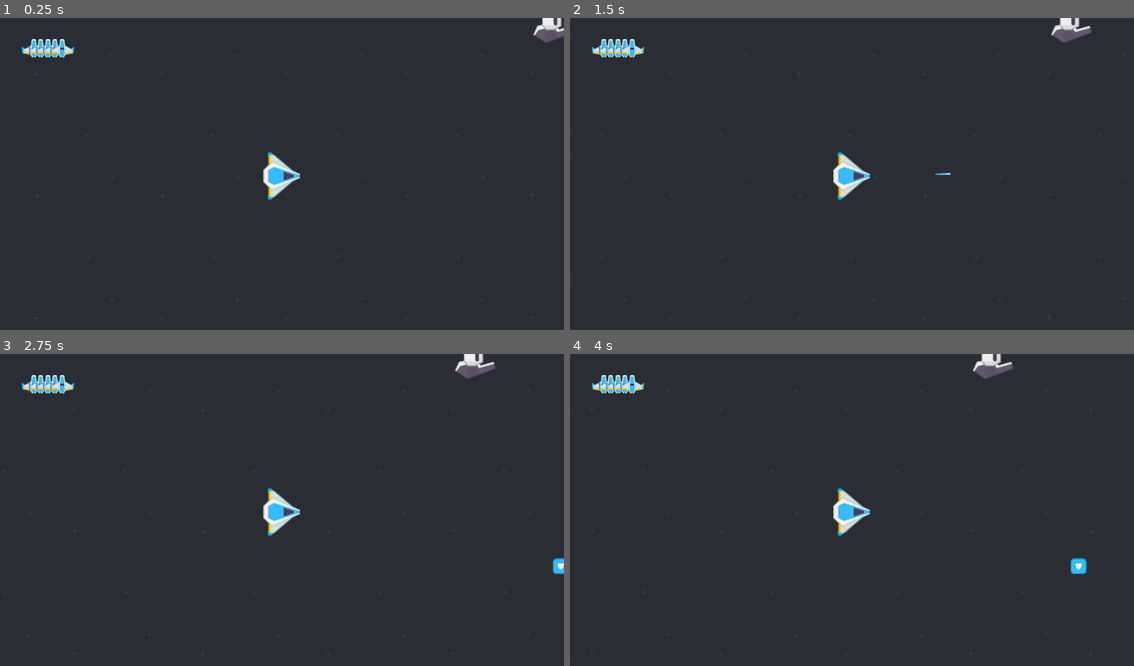
Above: before the commit, frames 1-4 (two rows, left to right).
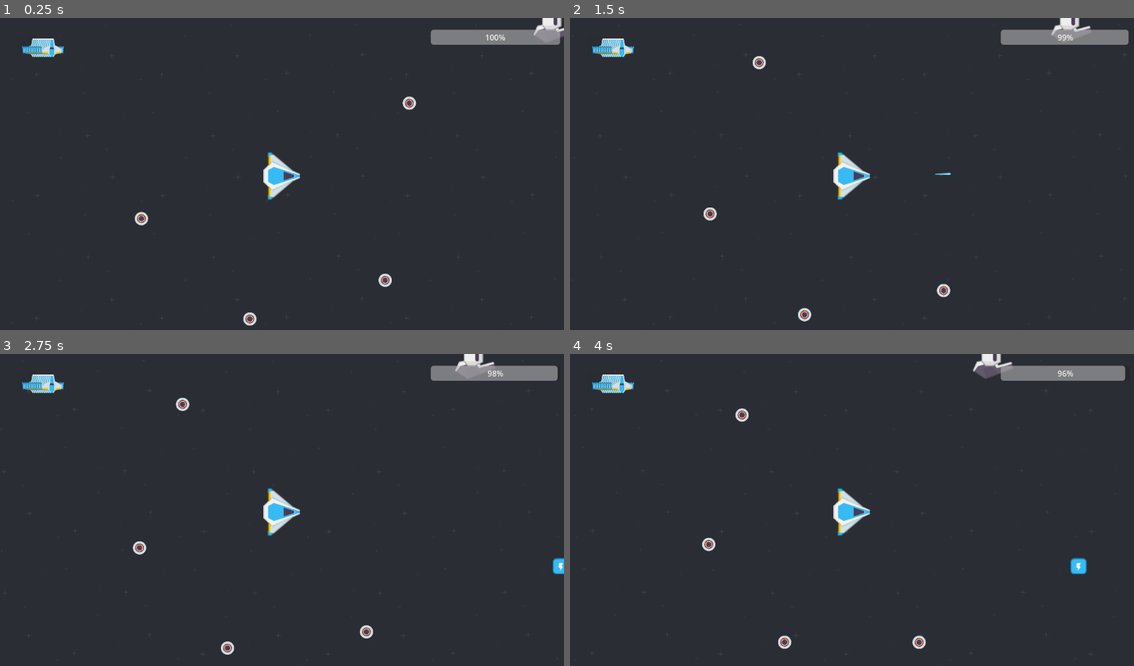
Above: after the commit, the same moments.

Repository: MukumovMuhammad/godot_2d_space_shooter
Game: Godot game, scene res://Scenes/levels/Test_World.tscn
Same seed, same stepped clock (60 frames per second), same inputs: the game is played once before the commit and once after it. Before the commit the project starts from res://Scenes/Test_World.tscn.
Inputs (mouse positions are in pixels of both pictures, inside the frame that each line leads up to):
- Up to frame 1 (0.25 s): no input
- Up to frame 2 (1.5 s): tap Enter at 0.5 s; move the mouse to (976, 161) at 0.52 s; tap Shift (turbo) at 0.6, 1.35 s; tap Space at 1.25 s; move the mouse to (739, 192) at 1.27 s
- Up to frame 3 (2.75 s): tap Enter at 2 s; move the mouse to (338, 441) at 2.02 s; tap Shift (turbo) at 2.1 s
- Up to frame 4 (4 s): tap Space at 2.75 s; move the mouse to (823, 575) at 2.77 s; tap Shift (turbo) at 2.85, 3.6 s; tap Enter at 3.5 s; move the mouse to (1021, 559) at 3.52 s

The runs differ from the first frame. In frame 1, 1.8% of the frame differs, in the area x 3-100%, y 3-99%; in frame 2, 1.8%; in frame 3, 1.8%; in frame 4, 1.8%.

Commit message:
modified the code of power_ups

Diff:
--- a/Scenes/Common/Ship_component.gd
+++ b/Scenes/Common/Ship_component.gd
@@ -2,7 +2,7 @@
 class_name ship
 signal took_demage(demage : int)
 signal lifes_left(lifes : int)
-
+signal turbo_left(gas : float)
 
 var laser := preload("res://Scenes/Common/laser.tscn")
 
@@ -46,10 +46,11 @@
 
 
 func turbo_move():
-	if turbo > 0:
+	if turbo > -1:
 		velocity = transform.x * turbo_speed
 		if !take_turbo_gas:
 			timers.turbo_take_timer.start()
+			turbo_left.emit(turbo)
 			take_turbo_gas = true
 			print_debug("The timer for turbo activated ")
 	else:
--- a/Scenes/Common/hit_area.gd
+++ b/Scenes/Common/hit_area.gd
@@ -11,6 +11,17 @@
 
 
 func _on_area_entered(area):
+
+	if area.is_in_group("power_up"):
+		match area.the_power_up:
+			"shield":
+				Ship.trigger_shield(1)
+			"gas":
+				Ship.fill_turbo(area.gas_amount)
+
+
+
+		area.self_destroy()
 	if area.is_in_group("laser"):
 		Ship.take_demage(area.hit_demage)
 	if area.is_in_group("shield"):
--- a/Scenes/HUD.gd
+++ /dev/null
@@ -1,27 +0,0 @@
-extends Control
-@onready var h_box_container = $CanvasLayer/HBoxContainer
-
-
-var heart_ship = preload("res://Scenes/life_ship.tscn")
-
-func _ready():
-	#set_max_heart(3)
-	pass
-
-func set_max_heart(_max : int):
-	print_debug("setting max heart")
-	var hearts = h_box_container.get_children()
-	for i in hearts:
-		i.free()
-
-	for i in range(_max):
-		var heart = heart_ship.instantiate()
-		h_box_container.add_child(heart)
-
-
-
-
-
-
-func _on_player_lifes_left(lifes):
-	set_max_heart(lifes)
--- a/Scenes/Objects/power_up.gd
+++ b/Scenes/Objects/power_up.gd
@@ -1,11 +1,35 @@
 extends Area2D
 
-@export var self_destroy : bool = true
+@export var can_destroy : bool = true
+@onready var sprite_2d = $Sprite2D
+
+@export var power_up : Dictionary ={
+	"shield" : true,
+	"gas" : true,
+	"armo" : true
+}
+
+var gas_amount := 20
+
+var icons : Dictionary = {
+	"shield" : preload("res://essets/kenney_space-shooter-redux/PNG/Power-ups/powerupBlue_shield.png"),
+	"gas" : preload("res://essets/kenney_space-shooter-redux/PNG/Power-ups/powerupBlue_bolt.png"),
+	"armo" : preload("res://essets/kenney_space-shooter-redux/PNG/Power-ups/powerupBlue_star.png")
+}
+var the_power_up
+
+func _ready():
+	sprite_2d.texture = null
+	print_debug("---------------------------")
+	for i in power_up:
+		if power_up[i]:
+			the_power_up = i
+			sprite_2d.texture = icons[i]
+
+	print_debug("the power up ", the_power_up)
 
 
 
-
-func _on_body_entered(body):
-	if body.is_in_group("ship"):
-		if self_destroy:
+func self_destroy():
+	if self_destroy:
 			self.queue_free()
--- a/Scenes/Objects/start.tscn
+++ b/Scenes/Objects/start.tscn
@@ -6,7 +6,7 @@
 [sub_resource type="CircleShape2D" id="CircleShape2D_3oyts"]
 radius = 19.0263
 
-[node name="Shield_power_up" type="Area2D" groups=["shield"]]
+[node name="Shield_power_up" type="Area2D" groups=["power_up"]]
 collision_layer = 2
 collision_mask = 6
 script = ExtResource("1_26ggq")
--- a/Scenes/Player/Player.tscn
+++ b/Scenes/Player/Player.tscn
@@ -1,15 +1,14 @@
-[gd_scene load_steps=8 format=3 uid="uid://cfituemdujrmu"]
+[gd_scene load_steps=7 format=3 uid="uid://cfituemdujrmu"]
 
 [ext_resource type="PackedScene" uid="uid://34o43kry1nf7" path="res://Scenes/Common/Ship_component.tscn" id="1_o5gx6"]
 [ext_resource type="Texture2D" uid="uid://61fcdq315jyg" path="res://essets/kenney_space-shooter-redux/PNG/playerShip3_blue.png" id="1_s7uge"]
 [ext_resource type="PackedScene" uid="uid://xi8cw7iq872a" path="res://Scenes/Common/hit_area.tscn" id="3_iyree"]
-[ext_resource type="PackedScene" uid="uid://b1jjonrbn5n02" path="res://Scenes/HUD.tscn" id="4_oqy40"]
 
 [sub_resource type="GDScript" id="GDScript_jpu6n"]
 script/source = "extends ship
 
 func _ready():
-	max_life = 5
+	max_life = 10
 	print_debug(\"The child's ready\")
 	timers = $Timers
 	class_ready()
@@ -22,6 +21,10 @@
 		print_debug(\"The rotation of player is \" , self.rotation)
 		look_at(get_global_mouse_position())
 		shoot(muzzle)
+
+	if Input.is_action_just_pressed(\"right_mouse\"):
+		var _dis = abs(global_position - get_global_mouse_position())
+		print_debug(\"The distance is \", _dis)
 
 
 func _physics_process(delta):
@@ -75,6 +78,7 @@
 Ship = NodePath("..")
 
 [node name="hit_area" parent="." node_paths=PackedStringArray("Ship") instance=ExtResource("3_iyree")]
+visible = false
 position = Vector2(-1.99, -2)
 scale = Vector2(1.46, 1.55)
 collision_layer = 2
@@ -83,7 +87,3 @@
 
 [node name="muzzle" type="Node2D" parent="."]
 position = Vector2(50, 0)
-
-[node name="HUD" parent="." instance=ExtResource("4_oqy40")]
-
-[connection signal="lifes_left" from="." to="HUD" method="_on_player_lifes_left"]
--- a/Scenes/Test_World.tscn
+++ /dev/null
@@ -1,44 +0,0 @@
-[gd_scene load_steps=5 format=3 uid="uid://dr1jo83okavg5"]
-
-[ext_resource type="PackedScene" uid="uid://cfituemdujrmu" path="res://Scenes/Player/Player.tscn" id="1_75my0"]
-[ext_resource type="PackedScene" uid="uid://d4budg00why4f" path="res://Scenes/Objects/start.tscn" id="2_6tbv3"]
-[ext_resource type="PackedScene" uid="uid://cnhgrpobwmvs8" path="res://Scenes/enemy/simple_enemy.tscn" id="3_1v350"]
-[ext_resource type="PackedScene" uid="uid://cbruw83qw7lhy" path="res://Scenes/BG.tscn" id="4_k0nsa"]
-
-[node name="Test_World" type="Node2D"]
-
-[node name="ParallaxBackground" parent="." instance=ExtResource("4_k0nsa")]
-
-[node name="Start" parent="." instance=ExtResource("2_6tbv3")]
-position = Vector2(775, 166)
-
-[node name="Start2" parent="." instance=ExtResource("2_6tbv3")]
-position = Vector2(1329, -82)
-
-[node name="Start3" parent="." instance=ExtResource("2_6tbv3")]
-position = Vector2(-617, -235)
-
-[node name="enemy" parent="." node_paths=PackedStringArray("Player") instance=ExtResource("3_1v350")]
-position = Vector2(601, 618)
-Player = NodePath("../Player")
-
-[node name="enemy5" parent="." node_paths=PackedStringArray("Player") instance=ExtResource("3_1v350")]
-position = Vector2(-160, 969)
-Player = NodePath("../Player")
-
-[node name="enemy2" parent="." node_paths=PackedStringArray("Player") instance=ExtResource("3_1v350")]
-position = Vector2(600, -264)
-Player = NodePath("../Player")
-
-[node name="enemy3" parent="." node_paths=PackedStringArray("Player") instance=ExtResource("3_1v350")]
-position = Vector2(-264, -455)
-Player = NodePath("../Player")
-
-[node name="enemy4" parent="." node_paths=PackedStringArray("Player") instance=ExtResource("3_1v350")]
-position = Vector2(-736, 292)
-Player = NodePath("../Player")
-
-[node name="Player" parent="." instance=ExtResource("1_75my0")]
-position = Vector2(45, 55)
-
-[node name="Camera2D" type="Camera2D" parent="Player"]
--- /dev/null
+++ b/Scenes/UI/HUD.gd
@@ -0,0 +1,75 @@
+extends Control
+@onready var h_box_container = $CanvasLayer/HBoxContainer
+var max_distance := 600
+var in_show_dis := 300
+@export var Enemies : Node
+var heart_ship = preload("res://Scenes/UI/life_ship.tscn")
+@onready var progress_bar = $CanvasLayer/ProgressBar
+var enemy = preload("res://Scenes/UI/enemy_icon.tscn")
+@export var Player : CharacterBody2D
+var All_enemies : Array
+func _ready():
+	#set_max_heart(3)
+	for i in Enemies.get_children():
+		var en = enemy.instantiate()
+		All_enemies.append(en)
+		add_child(en)
+
+
+	for i in All_enemies:
+		i.hide()
+
+
+func _process(delta):
+	var i = 0
+
+	for _i in Enemies.get_children():
+		if !_i:
+			All_enemies[i].hide()
+		#print_debug("So it is the ----------" , i)
+		if get_distnance(Player.global_position, _i.global_position) > max_distance:
+			All_enemies[i].global_position = teleport_distance(Player.global_position , _i.global_position)
+			All_enemies[i].show()
+		else:
+			All_enemies[i].hide()
+
+
+		i += 1
+		if i > 4:
+			i = 0
+	i = 0
+
+func set_max_heart(_max : int):
+	print_debug("setting max heart")
+	var hearts = h_box_container.get_children()
+	for i in hearts:
+		i.free()
+
+	for i in range(_max):
+		var heart = heart_ship.instantiate()
+		h_box_container.add_child(heart)
+
+
+func _on_player_lifes_left(lifes):
+	set_max_heart(lifes)
+
+
+func _on_player_turbo_left(gas):
+	progress_bar.value = gas
+
+
+
+func teleport_distance(pos1 : Vector2, pos2 : Vector2):
+	# a distance
+	var _dis = sqrt(pow(pos2.x - pos1.x,2) + pow(pos2.y - pos1.y,2))
+	var pos := pos2
+
+	pos.x = pos1.x + (in_show_dis * (pos2.x - pos1.x))/_dis
+	pos.y = pos1.y + (in_show_dis * (pos2.y - pos1.y))/_dis
+
+	return pos
+
+
+func get_distnance(pos1 : Vector2, pos2 : Vector2):
+	var _dis = sqrt(pow(pos2.x - pos1.x,2) + pow(pos2.y - pos1.y,2))
+	return _dis
--- a/Scenes/HUD.tscn
+++ b/Scenes/UI/HUD.tscn
@@ -1,6 +1,6 @@
 [gd_scene load_steps=2 format=3 uid="uid://b1jjonrbn5n02"]
 
-[ext_resource type="Script" path="res://Scenes/HUD.gd" id="1_jgy4o"]
+[ext_resource type="Script" path="res://Scenes/UI/HUD.gd" id="1_rdh23"]
 
 [node name="HUD" type="Control"]
 layout_mode = 3
@@ -9,7 +9,7 @@
 anchor_bottom = 1.0
 grow_horizontal = 2
 grow_vertical = 2
-script = ExtResource("1_jgy4o")
+script = ExtResource("1_rdh23")
 
 [node name="CanvasLayer" type="CanvasLayer" parent="."]
 
@@ -23,3 +23,16 @@
 offset_top = -20.024
 offset_right = 35.576
 offset_bottom = 19.976
+
+[node name="ProgressBar" type="ProgressBar" parent="CanvasLayer"]
+anchors_preset = -1
+anchor_left = 0.922
+anchor_top = 0.062
+anchor_right = 0.922
+anchor_bottom = 0.062
+offset_left = -182.144
+offset_top = -16.176
+offset_right = 81.856
+offset_bottom = 14.824
+grow_horizontal = 0
+value = 100.0
--- /dev/null
+++ b/Scenes/UI/enemy_icon.tscn
@@ -0,0 +1,9 @@
+[gd_scene load_steps=2 format=3 uid="uid://b4gj3k14gp4qq"]
+
+[ext_resource type="Texture2D" uid="uid://btbsa0wil62e7" path="res://essets/kenney_space-shooter-redux/PNG/ufoRed.png" id="1_qilg7"]
+
+[node name="Panel" type="Node2D"]
+
+[node name="UfoRed" type="Sprite2D" parent="."]
+scale = Vector2(0.3, 0.3)
+texture = ExtResource("1_qilg7")
--- a/Scenes/life_ship.tscn
+++ b/Scenes/UI/life_ship.tscn
@@ -3,10 +3,16 @@
 [ext_resource type="Texture2D" uid="uid://cbm0aerhn1jbv" path="res://essets/kenney_space-shooter-redux/PNG/playerShip1_blue.png" id="1_ytyf3"]
 
 [node name="ships" type="Panel"]
-self_modulate = Color(1, 1, 1, 0)
-size_flags_horizontal = 3
+custom_minimum_size = Vector2(0.27, 0)
+anchors_preset = -1
+anchor_right = 0.06
+anchor_bottom = 0.076
+offset_right = -5.12
+offset_bottom = 0.751995
+grow_horizontal = 2
+grow_vertical = 2
 
 [node name="PlayerShip1Blue" type="Sprite2D" parent="."]
-position = Vector2(31, 25)
+position = Vector2(32, 24)
 scale = Vector2(0.5, 0.5)
 texture = ExtResource("1_ytyf3")
--- a/Scenes/enemy/simple_enemy.tscn
+++ b/Scenes/enemy/simple_enemy.tscn
@@ -9,7 +9,9 @@
 @onready var muzzle = $muzzle
 
 var player_see : bool = false
-@export var Player : CharacterBody2D
+var Player : CharacterBody2D
+@export var max_distance : float = 600.0
+@export var min_distance : float = 200.0
 
 func _ready():
 	timers = $\"ship_timers_&_sprites\"
@@ -19,9 +21,14 @@
 func _physics_process(delta):
 	if player_see and Player:
 		look_at(Player.position)
-		move_to_forward(2)
+		var dis = get_distnance(global_position, Player.global_position)
+		#print_debug(\"The anemy and player distance is \", dis)
+		if dis < max_distance and dis > min_distance:
+			move_to_forward(2)
+		else:
+			move_to_forward(0)
 		if can_shoot:
-			print_debug(\"The enemy shoot\")
+			#print_debug(\"The enemy shoot\")
 			shoot(muzzle)
 	else:
 		move_to_forward(0)
@@ -36,6 +43,7 @@
 	if body.is_in_group(\"Player\"):
 		#Player = body.global_position
 		player_see = true
+		Player = body
 
 
 func _on_detecting_area_body_exited(body):
@@ -44,6 +52,9 @@
 		#Player = body.global_position
 		player_see = false
 
+func get_distnance(pos1 : Vector2, pos2 : Vector2):
+	var _dis = sqrt(pow(pos2.x - pos1.x,2) + pow(pos2.y - pos1.y,2))
+	return _dis
 "
 
 [sub_resource type="SpriteFrames" id="SpriteFrames_ogyqm"]
--- /dev/null
+++ b/Scenes/levels/Test_World.tscn
@@ -0,0 +1,64 @@
+[gd_scene load_steps=6 format=3 uid="uid://dr1jo83okavg5"]
+
+[ext_resource type="PackedScene" uid="uid://cfituemdujrmu" path="res://Scenes/Player/Player.tscn" id="1_75my0"]
+[ext_resource type="PackedScene" uid="uid://d4budg00why4f" path="res://Scenes/Objects/start.tscn" id="2_6tbv3"]
+[ext_resource type="PackedScene" uid="uid://cnhgrpobwmvs8" path="res://Scenes/enemy/simple_enemy.tscn" id="3_1v350"]
+[ext_resource type="PackedScene" uid="uid://b1jjonrbn5n02" path="res://Scenes/UI/HUD.tscn" id="4_fu32m"]
+[ext_resource type="PackedScene" uid="uid://cbruw83qw7lhy" path="res://Scenes/levels/BG.tscn" id="4_k0nsa"]
+
+[node name="Test_World" type="Node2D"]
+
+[node name="ParallaxBackground" parent="." instance=ExtResource("4_k0nsa")]
+
+[node name="Start" parent="." instance=ExtResource("2_6tbv3")]
+position = Vector2(775, 166)
+power_up = {
+"armo": false,
+"gas": true,
+"shield": false
+}
+
+[node name="Start2" parent="." instance=ExtResource("2_6tbv3")]
+position = Vector2(1329, -82)
+power_up = {
+"armo": false,
+"gas": true,
+"shield": true
+}
+
+[node name="Start3" parent="." instance=ExtResource("2_6tbv3")]
+position = Vector2(-617, -235)
+power_up = {
+"armo": false,
+"gas": false,
+"shield": true
+}
+
+[node name="Player" parent="." instance=ExtResource("1_75my0")]
+position = Vector2(45, 55)
+
+[node name="HUD" parent="Player" node_paths=PackedStringArray("Enemies", "Player") instance=ExtResource("4_fu32m")]
+Enemies = NodePath("../../enemies")
+Player = NodePath("..")
+
+[node name="Camera2D" type="Camera2D" parent="Player"]
+
+[node name="enemies" type="Node" parent="."]
+
+[node name="enemy" parent="enemies" instance=ExtResource("3_1v350")]
+position = Vector2(601, 618)
+
+[node name="enemy5" parent="enemies" instance=ExtResource("3_1v350")]
+position = Vector2(-160, 969)
+
+[node name="enemy2" parent="enemies" instance=ExtResource("3_1v350")]
+position = Vector2(600, -264)
+
+[node name="enemy3" parent="enemies" instance=ExtResource("3_1v350")]
+position = Vector2(-264, -455)
+
+[node name="enemy4" parent="enemies" instance=ExtResource("3_1v350")]
+position = Vector2(-736, 292)
+
+[connection signal="lifes_left" from="Player" to="Player/HUD" method="_on_player_lifes_left"]
+[connection signal="turbo_left" from="Player" to="Player/HUD" method="_on_player_turbo_left"]
--- a/project.godot
+++ b/project.godot
@@ -11,7 +11,7 @@
 [application]
 
 config/name="Space Shooter"
-run/main_scene="res://Scenes/Test_World.tscn"
+run/main_scene="res://Scenes/levels/Test_World.tscn"
 config/features=PackedStringArray("4.1", "Mobile")
 config/icon="res://essets/kenney_space-shooter-redux/PNG/playerShip3_blue.png"
 
@@ -61,6 +61,11 @@
 "events": [Object(InputEventMouseButton,"resource_local_to_scene":false,"resource_name":"","device":-1,"window_id":0,"a …(257 unchanged characters)…
 ]
 }
+right_mouse={
+"deadzone": 0.5,
+"events": [Object(InputEventMouseButton,"resource_local_to_scene":false,"resource_name":"","device":-1,"window_id":0,"alt_pressed":false,"shift_pressed":false,"ctrl_pressed":false,"meta_pressed":false,"button_mask":2,"position":Vector2(182, 15),"global_position":Vector2(186, 58),"factor":1.0,"button_index":2,"canceled":false,"pressed":true,"double_click":false,"script":null)
+]
+}
 
 [layer_names]
 
Empty file removed: Scenes/Player/Player.gd
Renamed: Scenes/BG.tscn -> Scenes/levels/BG.tscn
